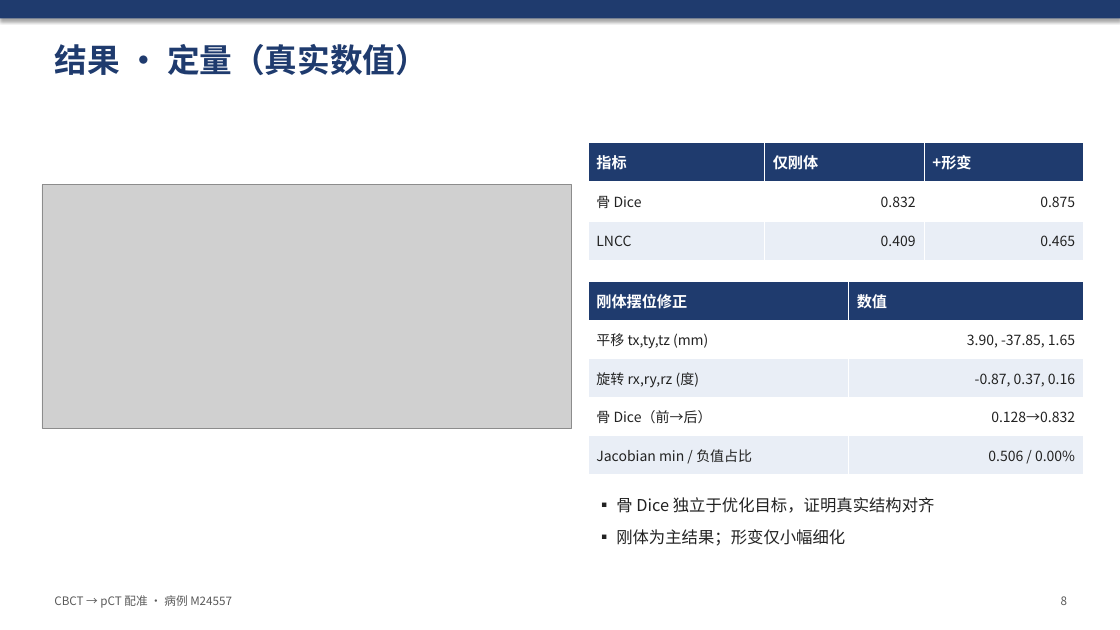
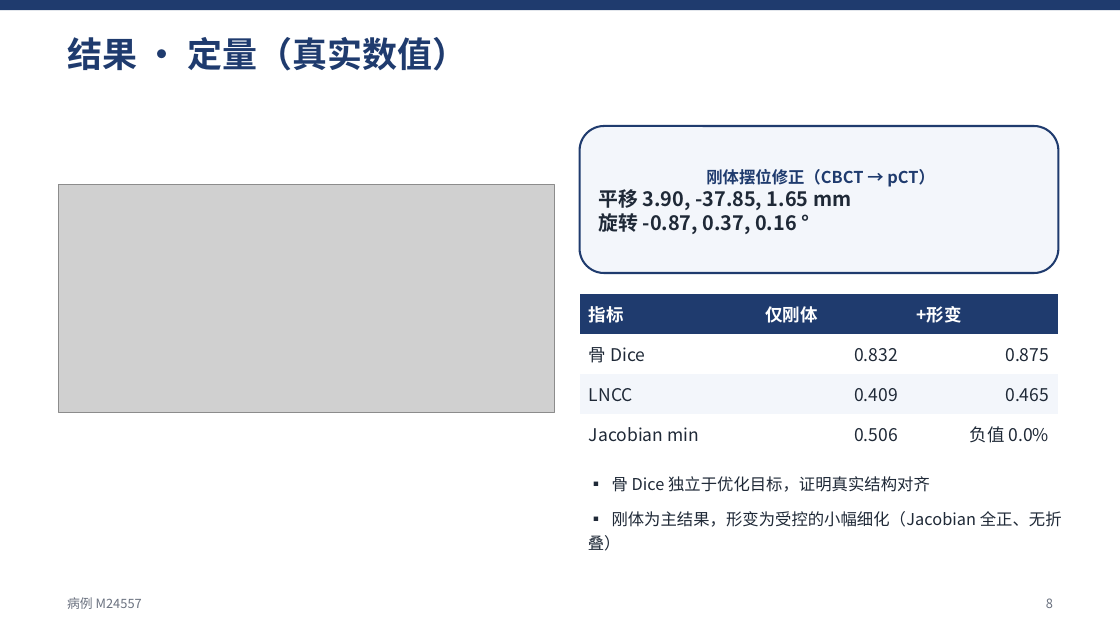
Before and after one commit to develop-yang/Task, a slide deck: slide 8 of results_sample/CBCT_pCT_配准汇报.pptx. Drawn at 1120x630 pixels with LibreOffice and Linux fonts; fonts in the diff are those of the drawing; grey boxes stand for pictures. Boxes give left, top, right and bottom in pixels: in the first picture for what was removed or moved away, otherwise in the second. Text is boxed around its words. In the diff, an @@ line names an element or a change of style, - is before the commit and + after.

```diff
--- a/results_sample/CBCT_pCT_配准汇报.pptx
+++ b/results_sample/CBCT_pCT_配准汇报.pptx
@@ rectangle: place and size @@
-rectangle at [0,0,1120,18]
+rectangle at [0,0,1120,10]
@@ rectangle at [0,0,1120,10]: shadow off @@
@@ text "结果 · 定量（真实数值）": place and size @@
-text "结果 · 定量（真实数值）" at [54,44,428,75]
+text "结果 · 定量（真实数值）" at [67,37,468,71]
@@ text "结果 · 定量（真实数值）" at [67,37,468,71]: size 28 to 30 pt @@
@@ rounded rectangle added at [580,126,1059,273], fill #F3F6FB, outline #1F3B6E 1.75 pt, 17 pt, text #1F2937, bold @@
+刚体摆位修正（CBCT → pCT）
+平移 3.90, -37.85, 1.65 mm
+旋转 -0.87, 0.37, 0.16 °
@@ table removed at [588,143,1084,260], 3 rows, 3 columns @@
-指标 | 仅刚体 | +形变
-骨 Dice | 0.832 | 0.875
-LNCC | 0.409 | 0.465
@@ picture: place and size @@
-picture at [42,185,571,429]
+picture at [59,184,555,413]
@@ table at [580,294,1059,454] @@
-刚体摆位修正 | 数值
-平移 tx,ty,tz (mm) | 3.90, -37.85, 1.65
-旋转 rx,ry,rz (度) | -0.87, 0.37, 0.16
-骨 Dice（前→后） | 0.128→0.832
-Jacobian min / 负值占比 | 0.506 / 0.00%
+指标 | 仅刚体 | +形变
+骨 Dice | 0.832 | 0.875
+LNCC | 0.409 | 0.465
+Jacobian min | 0.506 | 负值 0.0%
@@ table: place and size @@
-table at [588,281,1084,475]
+table at [580,294,1059,454]
@@ text "▪ 骨 Dice 独立于优化目标，证明真实结构对齐": place and size @@
-text "▪ 骨 Dice 独立于优化目标，证明真实结构对齐" at [616,497,935,546]
+text "▪ 骨 Dice 独立于优化目标，证明真实结构对齐" at [588,476,1062,551]
@@ text at [612,476,930,492]: text colour #222222 to #1F2937 in "▪ 骨 Dice 独立于优化目标，证明真实结构对齐"; line spacing 1 to 1.2 @@
@@ text at [588,511,1062,551]: text changed; text colour #222222 to #1F2937 @@
-▪ 刚体为主结果；形变仅小幅细化
+▪ 刚体为主结果，形变为受控的小幅细化（Jacobian 全正、无折叠）
@@ text at [67,597,142,609]: text changed; size 10 to 11 pt; text colour #5A5A5A to #6B7280 @@
-CBCT → pCT 配准 · 病例 M24557
+病例 M24557
@@ text "8": place and size @@
-text "8" at [1061,596,1067,605]
+text "8" at [1046,598,1053,608]
@@ text "8" at [1046,598,1053,608]: size 10 to 11 pt, text colour #5A5A5A to #6B7280 @@
```
Also in this commit, not shown: 9 other slides changed, 8 other files.
